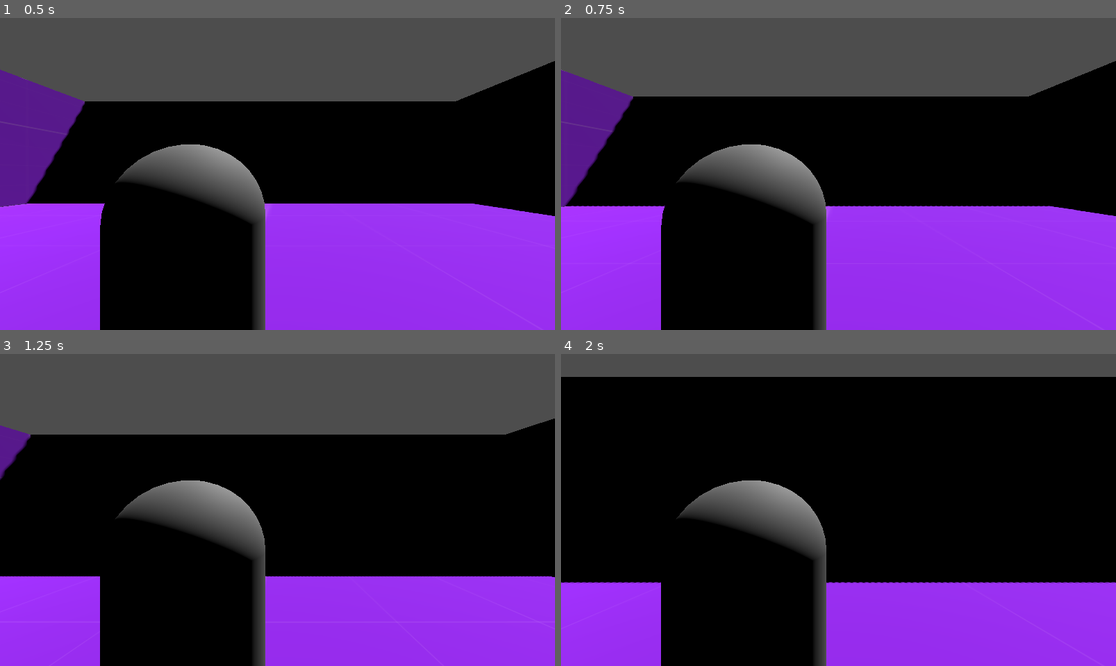
Above: before the commit, frames 1-4 (two rows, left to right).
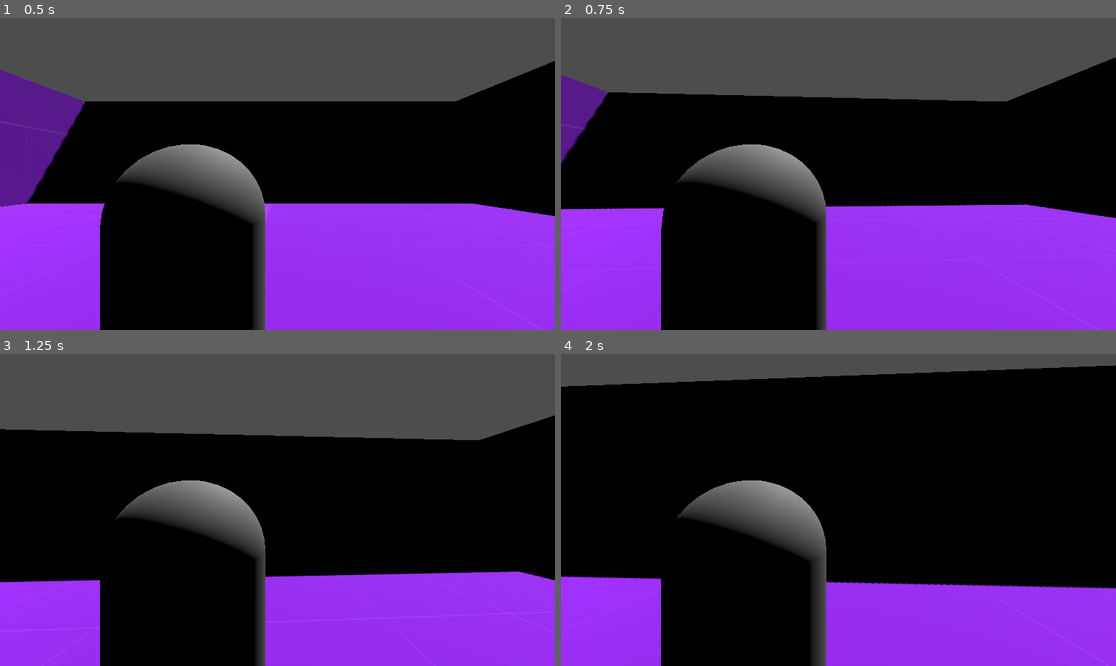
Above: after the commit, the same moments.

Repository: miksingsoju/ots-tps
Game: Godot game, scene res://World.tscn
Same seed, same stepped clock (60 frames per second), same inputs: the game is played once before the commit and once after it.
Inputs (mouse positions are in pixels of both pictures, inside the frame that each line leads up to):
- Up to frame 1 (0.5 s): no input
- Up to frame 2 (0.75 s): tap Enter at 0.5 s; move the mouse to (866, 174) at 0.52 s; hold W (up) from 0.53 s (still down)
- Up to frame 3 (1.25 s): keep holding W (up); tap Space (jump) at 0.77 s
- Up to frame 4 (2 s): keep holding W (up); move the mouse to (810, 510) at 1.27 s; tap Space (jump) at 1.52 s

Frame 1 is identical in both runs. In frame 2, 3.1% of the frame differs, in the area x 0-100%, y 12-100%; in frame 3, 2.2%; in frame 4, 2.7%.

Commit message:
add: camera rotation follows mouse movement

Diff:
--- a/camera_system.gd
+++ b/camera_system.gd
@@ -1,14 +1,10 @@
 extends Node3D
 
-
+var camera_rotation: Vector2 = Vector2.ZERO
+var mouse_sensitivity: float = 0.001
 # Called when the node enters the scene tree for the first time.
 func _ready() -> void:
 	Input.set_mouse_mode(Input.MOUSE_MODE_CAPTURED)
-
-
-# Called every frame. 'delta' is the elapsed time since the previous frame.
-func _process(delta: float) -> void:
-	pass
 
 func _input(event: InputEvent) -> void:
 	if event.is_action_pressed("ui_cancel"):
@@ -16,3 +12,13 @@
 			Input.set_mouse_mode(Input.MOUSE_MODE_VISIBLE)
 		else:
 			Input.set_mouse_mode(Input.MOUSE_MODE_CAPTURED)
+	if event is InputEventMouseMotion:
+		var mouse_event: Vector2 = event.screen_relative * mouse_sensitivity
+		camera_look(mouse_event)
+
+func camera_look(mouse_movement : Vector2) -> void:
+	camera_rotation += mouse_movement
+
+	transform.basis = Basis()
+	rotate_object_local(Vector3(0,1,0), -camera_rotation.x)
+	rotate_object_local(Vector3(1,0,0), -camera_rotation.y)
